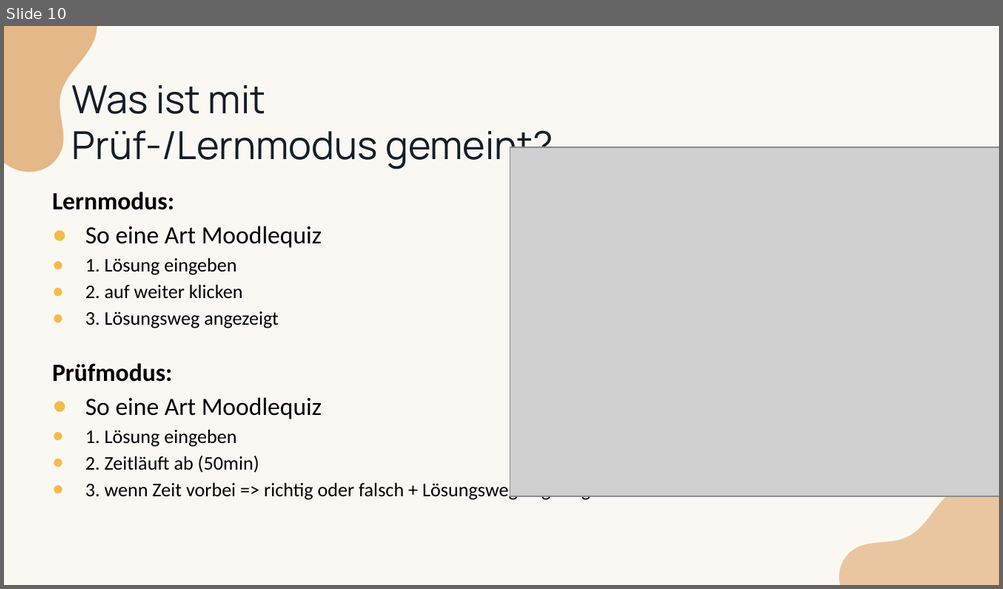
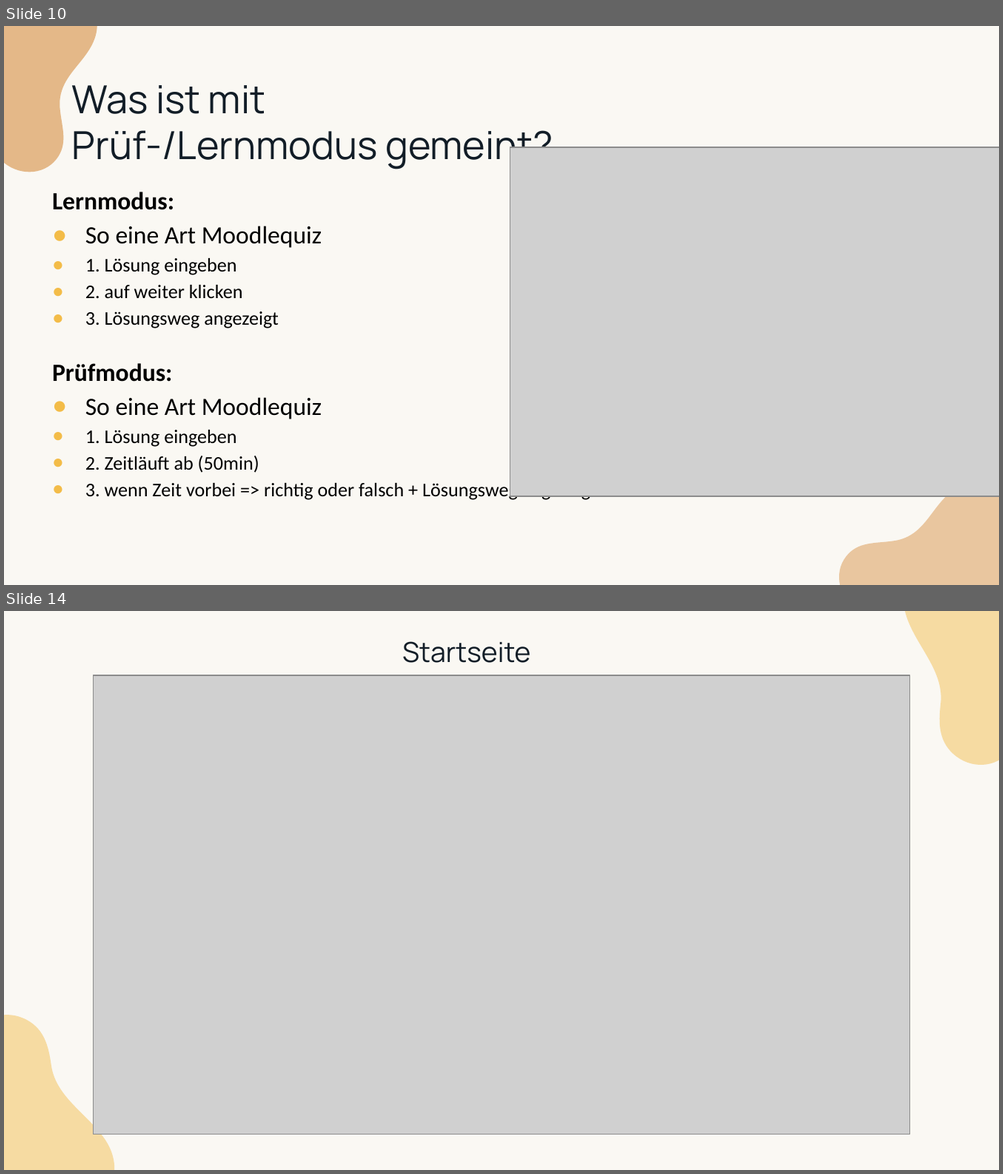
Before and after one commit to LearnHubITP/LearnHub, a slide deck: LearnHub.pptx. Shown one above the other, each under a label of ours: slide 10 before the commit, slides 10 and 14 after it; the slides between them are not shown. The pictures are 1003x589 and 1003x1174 pixels, drawn with LibreOffice and Linux fonts; fonts in the diff are those of the drawing; grey boxes stand for pictures. Boxes give left, top, right and bottom in pixels: in the first picture for what was removed or moved away, otherwise in the second. Text is boxed around its words. In the diff, an @@ line names an element or a change of style, - is before the commit and + after.

```diff
--- a/LearnHub.pptx
+++ b/LearnHub.pptx
@@ slide 14 added at box(4, 611, 999, 1170), background #FAF8F3 @@
@@ freeform shape added at box(850, 611, 999, 780), fill #F3BC48 at 47% opacity @@
@@ text added at box(402, 641, 530, 663), 20 pt, text #121D27 @@
+Startseite
@@ picture added at box(94, 675, 910, 1135) @@
@@ freeform shape added at box(4, 999, 162, 1170), fill #F3BC48 at 47% opacity @@
```
Also in this commit, not shown: 1 slide changed, 4 other slides added, 3 slides removed.
